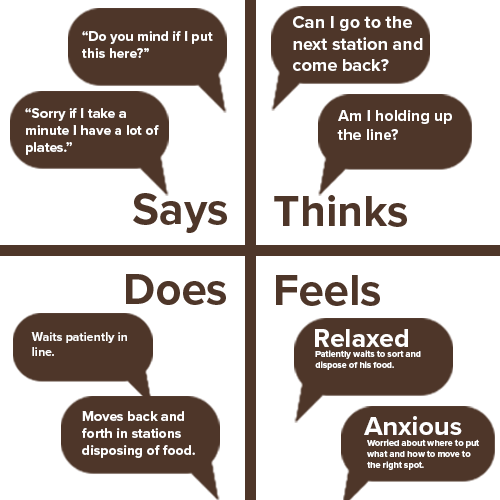
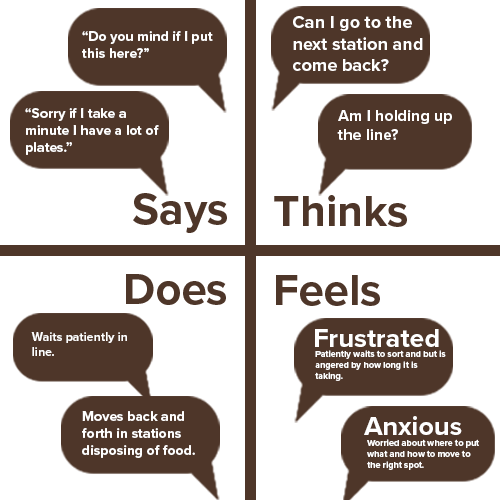
Two versions of the same layered image (500x500). Layer-by-layer changes:
renamed "Patiently waits to sort and dispose of his food." to "Patiently waits to sort and but is angered by how long it is ta", painted on it over [left=315, top=350, right=446, bottom=381]
renamed "Relaxed" to "Frustrated", painted on it over [left=319, top=329, right=439, bottom=347]
